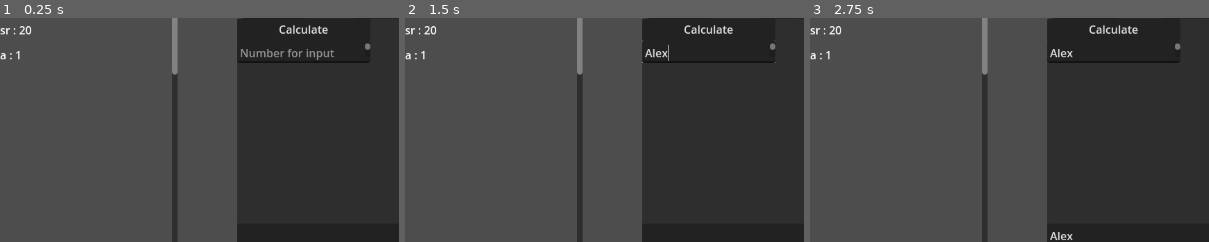
Above: before the commit, frames 1-3 (left to right).
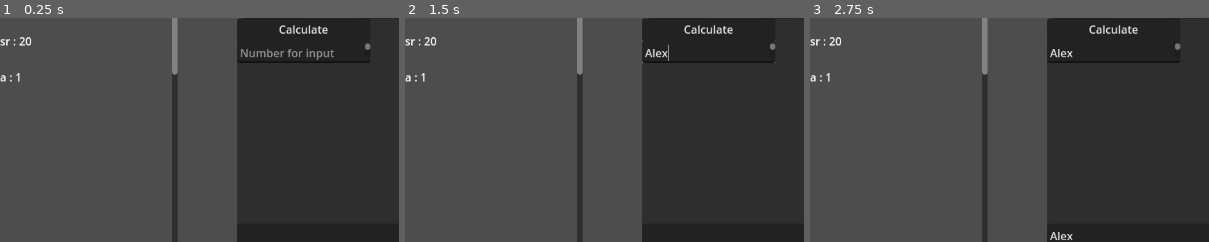
Above: after the commit, the same moments.

Repository: Random31234/huge-numbers-2.0
Game: Godot game, scene res://scenes/main.tscn
The game is run twice, just before and just after one commit, with the same random seed, the same clock (stepped at 60 frames per second) and the same inputs.
Inputs (mouse positions are % of the whole screen's width and height, from its top left):
- Up to frame 1 (0.25 s): no input
- Up to frame 2 (1.5 s): click (9, 90) at 0.52 s; type "Alex" at 0.6 s; click (92, 13) at 0.75 s; type "12" at 0.83 s; click (92, 18) at 0.98 s; type "Alex" at 1.07 s; click (38, 12) at 1.27 s; type "Alex" at 1.35 s
- Up to frame 3 (2.75 s): click (52, 75) at 1.5 s; type "Alex" at 1.58 s; click "Print stat" at 2 s
The pictures show only the part of the screen within x 0-50%, y 5-55%; the shares and areas given below are measured in that part.

The runs differ from the first frame. In frame 1, 0.4% of the frame differs, in the area x 0-8%, y 3-29%; in frame 2, 0.4%; in frame 3, 0.4%.

Commit message:
Prepping the variables to be swappable
Variables system functional, working on swappable variables in order.

Diff:
--- a/scenes/StatEntity.tscn
+++ b/scenes/StatEntity.tscn
@@ -1,7 +1,7 @@
 [gd_scene format=3 uid="uid://bcpp1aav7n1q5"]
 
 [node name="Control" type="Control"]
-custom_minimum_size = Vector2(256, 32)
+custom_minimum_size = Vector2(256, 48)
 layout_mode = 3
 anchors_preset = 15
 anchor_right = 1.0
--- a/scenes/main.tscn
+++ b/scenes/main.tscn
@@ -1,18 +1,18 @@
-[gd_scene load_steps=18 format=3 uid="uid://bsvg48syefxe0"]
+[gd_scene load_steps=17 format=3 uid="uid://bsvg48syefxe0"]
 
 [ext_resource type="Script" path="res://scripts/Stats.gd" id="1_7y165"]
 [ext_resource type="Script" path="res://scripts/enablerDisabler.gd" id="1_pq12d"]
-[ext_resource type="Script" path="res://scripts/maths.gd" id="2_0oss8"]
+[ext_resource type="Script" path="res://scripts/Mathematics scripts/maths.gd" id="2_0oss8"]
 [ext_resource type="Script" path="res://scripts/documentation.gd" id="2_xlgaw"]
-[ext_resource type="Script" path="res://scripts/math.gd" id="3_i23ap"]
 [ext_resource type="Script" path="res://scripts/bigNumber.gd" id="4_kxll6"]
 [ext_resource type="Script" path="res://scripts/editStats/editStats.gd" id="5_scl5u"]
 [ext_resource type="Script" path="res://scripts/editStats/CreateStatScripts/createStatLegacy.gd" id="6_p6lff"]
 [ext_resource type="Script" path="res://scripts/editStats/CreateStatScripts/createStatNew.gd" id="7_eucbd"]
 [ext_resource type="Script" path="res://scripts/editStats/ManipulateStatsScripts/manipulateStatsLegacy.gd" id="7_q0xo6"]
 [ext_resource type="Script" path="res://scripts/editStats/ManipulateStatsScripts/manipulateStatsNew.gd" id="9_vwndi"]
-[ext_resource type="Script" path="res://scripts/VariableScripts/varLegacy.gd" id="10_cdgyd"]
-[ext_resource type="Script" path="res://scripts/VariableScripts/varNew.gd" id="11_18ykq"]
+[ext_resource type="Script" path="res://scripts/Mathematics scripts/VariableScripts/varLegacy.gd" id="10_cdgyd"]
+[ext_resource type="Script" path="res://scripts/Mathematics scripts/mathPasser.gd" id="10_jxg4m"]
+[ext_resource type="Script" path="res://scripts/Mathematics scripts/VariableScripts/varNew.gd" id="11_18ykq"]
 
 [sub_resource type="Resource" id="Resource_36vgc"]
 script = ExtResource("4_kxll6")
@@ -28,13 +28,6 @@
 script = ExtResource("4_kxll6")
 mantissa = 1.0
 exponent = 0
-
-[sub_resource type="Resource" id="Resource_wet55"]
-script = ExtResource("3_i23ap")
-varNames = Array[String]([])
-varVal = Array[ExtResource("4_kxll6")]([])
-calculation = ""
-name = ""
 
 [node name="Control" type="Control"]
 layout_mode = 3
@@ -73,8 +66,6 @@
 
 [node name="math Storage Node" type="Node" parent="." node_paths=PackedStringArray("stat")]
 script = ExtResource("2_0oss8")
-maths = Array[ExtResource("3_i23ap")]([null, null])
-m = SubResource("Resource_wet55")
 stat = NodePath("../stat Storage Node")
 
 [node name="stats scroll container" type="ScrollContainer" parent="."]
@@ -82,7 +73,6 @@
 layout_mode = 0
 offset_right = 256.0
 offset_bottom = 520.0
-scroll_deadzone = 1
 
 [node name="VBoxContainer" type="VBoxContainer" parent="stats scroll container"]
 custom_minimum_size = Vector2(256, 2560)
@@ -333,6 +323,7 @@
 
 [node name="maths" type="Control" parent="TabContainer"]
 layout_mode = 2
+script = ExtResource("10_jxg4m")
 metadata/_tab_index = 1
 
 [node name="Variables part legacy" type="Control" parent="TabContainer/maths" node_paths=PackedStringArray("mantissa", "exponent", "opt", "nameBox")]
@@ -462,8 +453,17 @@
 offset_bottom = 135.0
 text = "Create var"
 
+[node name="delete var" type="Button" parent="TabContainer/maths/Variables part"]
+modulate = Color(1, 0, 0, 1)
+custom_minimum_size = Vector2(128, 32)
+layout_mode = 0
+offset_left = 618.0
+offset_top = 220.0
+offset_right = 810.0
+offset_bottom = 252.0
+text = "delete var"
+
 [node name="variables" type="ScrollContainer" parent="TabContainer/maths/Variables part"]
-layout_mode = 0
 offset_left = 618.0
 offset_top = 252.0
 offset_right = 810.0
@@ -472,16 +472,6 @@
 [node name="VBoxContainer" type="VBoxContainer" parent="TabContainer/maths/Variables part/variables"]
 custom_minimum_size = Vector2(192, 2560)
 layout_mode = 2
-
-[node name="delete var" type="Button" parent="TabContainer/maths/Variables part"]
-modulate = Color(1, 0, 0, 1)
-custom_minimum_size = Vector2(128, 32)
-layout_mode = 0
-offset_left = 618.0
-offset_top = 220.0
-offset_right = 810.0
-offset_bottom = 252.0
-text = "delete var"
 
 [node name="calculations legacy" type="Control" parent="TabContainer/maths"]
 anchors_preset = 0
@@ -902,6 +892,7 @@
 
 [connection signal="button_down" from="Print node/Button" to="." method="printStats"]
 [connection signal="updateList" from="stat Storage Node" to="TabContainer/Edit stats" method="updateManipulateStatsOptions"]
+[connection signal="vars" from="math Storage Node" to="TabContainer/maths" method="varUpdates"]
 [connection signal="button_down" from="Termination button" to="." method="terminateSession"]
 [connection signal="append" from="TabContainer/Edit stats" to="stat Storage Node" method="appendStat"]
 [connection signal="manipulate" from="TabContainer/Edit stats" to="stat Storage Node" method="manipulateStat"]
@@ -915,8 +906,14 @@
 [connection signal="button_down" from="TabContainer/Edit stats/Create stats/Button" to="TabContainer/Edit stats/Create stats" method="pressed"]
 [connection signal="manipulate" from="TabContainer/Edit stats/Manipulate stats" to="TabContainer/Edit stats" method="manipulateS"]
 [connection signal="button_down" from="TabContainer/Edit stats/Manipulate stats/Button" to="TabContainer/Edit stats/Manipulate stats" method="pressed"]
+[connection signal="delete" from="TabContainer/maths" to="math Storage Node" method="deleteVariable"]
+[connection signal="setVariable" from="TabContainer/maths" to="math Storage Node" method="setVariable"]
+[connection signal="delete" from="TabContainer/maths/Variables part legacy" to="TabContainer/maths" method="deleteV"]
+[connection signal="setVariable" from="TabContainer/maths/Variables part legacy" to="TabContainer/maths" method="setV"]
 [connection signal="button_down" from="TabContainer/maths/Variables part legacy/create or edit var button" to="TabContainer/maths/Variables part legacy" method="pressed"]
 [connection signal="button_down" from="TabContainer/maths/Variables part legacy/delete var" to="TabContainer/maths/Variables part legacy" method="d"]
+[connection signal="delete" from="TabContainer/maths/Variables part" to="TabContainer/maths" method="deleteV"]
+[connection signal="setVariable" from="TabContainer/maths/Variables part" to="TabContainer/maths" method="setV"]
 [connection signal="button_down" from="TabContainer/maths/Variables part/create or edit var button" to="TabContainer/maths/Variables part" method="pressed"]
 [connection signal="button_down" from="TabContainer/maths/Variables part/delete var" to="TabContainer/maths/Variables part" method="d"]
 [connection signal="button_down" from="TabContainer/maths/calculations legacy/Create_edit_step_button" to="." method="createEditStep"]
--- /dev/null
+++ b/scripts/Mathematics scripts/VariableScripts/VarBase.gd
@@ -0,0 +1,43 @@
+extends createStatBase
+
+class_name varBase
+@export var opt:OptionButton
+@export var box:VBoxContainer
+@export var swappable:bool
+signal setVariable(b:Big,n:String,i:int)
+signal delete(i:int)
+var statEntity = preload("res://scenes/StatEntity.tscn")
+
+func d():
+
+	emit_signal("delete",opt.selected)
+
+func updateVariables(b:Array[Big],n:Array[String]):
+	opt.clear()
+
+	for x in n:
+		opt.add_item(x)
+	var z
+	var i
+	z =0
+	for xyz in b:
+		i = statEntity.instantiate()
+		i.get_child(0).text = n[z] + " : " +b[z].toScientific()
+		#set up swappable
+		#also work on swap function
+		box.add_child(i)
+		if(swappable == true):
+			i.get_child(1).visible = true
+			i.get_child(1).set_process(0)
+			i.get_child(1).connect("button_down",swapFunction.bind(i.get_index(true)))
+		if(swappable == false):
+			i.get_child(1).visible = false
+			i.get_child(1).set_process(4)
+
+		z+=1
+
+
+
+
+func swapFunction():
+	pass
--- /dev/null
+++ b/scripts/Mathematics scripts/mathPasser.gd
@@ -0,0 +1,14 @@
+extends Control
+
+signal setVariable(b:Big,n:String,i:int)
+signal delete(i:int)
+signal varUpdate(b:Array[Big],n:Array[String],s:bool)
+func setV(b:Big,n:String,i:int):
+	emit_signal("setVariable",b,n,i)
+
+func deleteV(i:int):
+	emit_signal("delete", i)
+
+
+func varUpdates(b:Array[Big],n:Array[String],s:bool):
+	emit_signal("varUpdate",b,n,s)
--- /dev/null
+++ b/scripts/Mathematics scripts/maths.gd
@@ -0,0 +1,92 @@
+extends Node
+class_name mathsStorage
+@export var maths:Array[math]
+@export var m:math
+@export var stat:stats
+@export var keywords:Array[String]
+@export var i:int
+@export var swappable:bool
+var b:Big
+signal vars(b:Array[Big],n:Array[String],s:bool)
+# Called when the node enters the scene tree for the first time.
+func _ready() -> void:
+	#test function
+	#var vale =math.new()
+	#var be:Array[Big]
+	#be.append(Big.new(1,2))
+	#be.append(Big.new(1,3))
+	#vale.varVal = b
+	#maths.append(vale)
+	m = math.new()
+	pass
+
+
+func searchForMath(s:String)->math:
+
+	for x in maths:
+
+		if (x.name == s):
+			return x
+
+	return m
+
+func updateVarOptions():
+
+	emit_signal("vars",m.varVal,m.varNames)
+	pass
+
+
+func setVariable(b:Big,n:String,i:int):
+
+	m.varNames.append("test")
+	m.varVal.append(Big.new(1,0))
+
+	print(n)
+	print(m.varVal.size())
+	print(i)
+	if(m.varVal.size() <=i):
+		print("appending values")
+
+		m.varNames.append(n)
+		m.varVal.append(b)
+		updateVarOptions()
+		return
+	print("editing existing value")
+	m.varNames[i] = n
+	m.varVal[i] = b
+	updateVarOptions()
+
+func deleteVariable(i:int):
+
+	if(m.varVal.size()-1 <i):
+		return
+	m.varNames.remove_at(i)
+	m.varVal.remove_at(i)
+	updateVarOptions()
+
+func swappableT(b:bool):
+	swappable = b
+	updateVarOptions()
+
+
+func performActiveMathematics():
+	performCalculation(m)
+	pass
+
+
+#helper functions
+
+func performCalculation(ma:math):
+
+	#get logic here.
+
+	updateVarOptions()
+
+
+func searchStringInArray(a:Array,s:String):
+
+	for x in a:
+		if x == s:
+			return true
+
+	return false
--- a/scripts/VariableScripts/VarBase.gd
+++ /dev/null
@@ -1,11 +0,0 @@
-extends createStatBase
-
-class_name varBase
-@export var opt:OptionButton
-signal setVariable(b:Big,n:String,i:int)
-signal delete(i:int)
-
-
-func d():
-
-	emit_signal("delete",opt.selected)
--- a/scripts/maths.gd
+++ /dev/null
@@ -1,43 +0,0 @@
-extends Node
-class_name mathsStorage
-@export var maths:Array[math]
-@export var m:math
-@export var stat:stats
-@export var keywords:Array[String]
-var b:Big
-# Called when the node enters the scene tree for the first time.
-func _ready() -> void:
-	#test function
-	#var vale =math.new()
-	#var be:Array[Big]
-	#be.append(Big.new(1,2))
-	#be.append(Big.new(1,3))
-	#vale.varVal = b
-	#maths.append(vale)
-
-	pass
-
-
-func searchForMath(s:String)->math:
-
-	for x in maths:
-
-		if (x.name == s):
-			return x
-
-	return m
-
-func performCalculation(ma:math):
-	pass
-
-# Called every frame. 'delta' is the elapsed time since the previous frame.
-func _process(delta: float) -> void:
-	pass
-
-func searchStringInArray(a:Array,s:String):
-
-	for x in a:
-		if x == s:
-			return true
-
-	return false
Not shown, changed: Documentation folder/Goals.txt
Renamed: scripts/VariableScripts/varLegacy.gd -> scripts/Mathematics scripts/VariableScripts/varLegacy.gd
Renamed: scripts/VariableScripts/varNew.gd -> scripts/Mathematics scripts/VariableScripts/varNew.gd
Renamed: scripts/math.gd -> scripts/Mathematics scripts/math.gd
